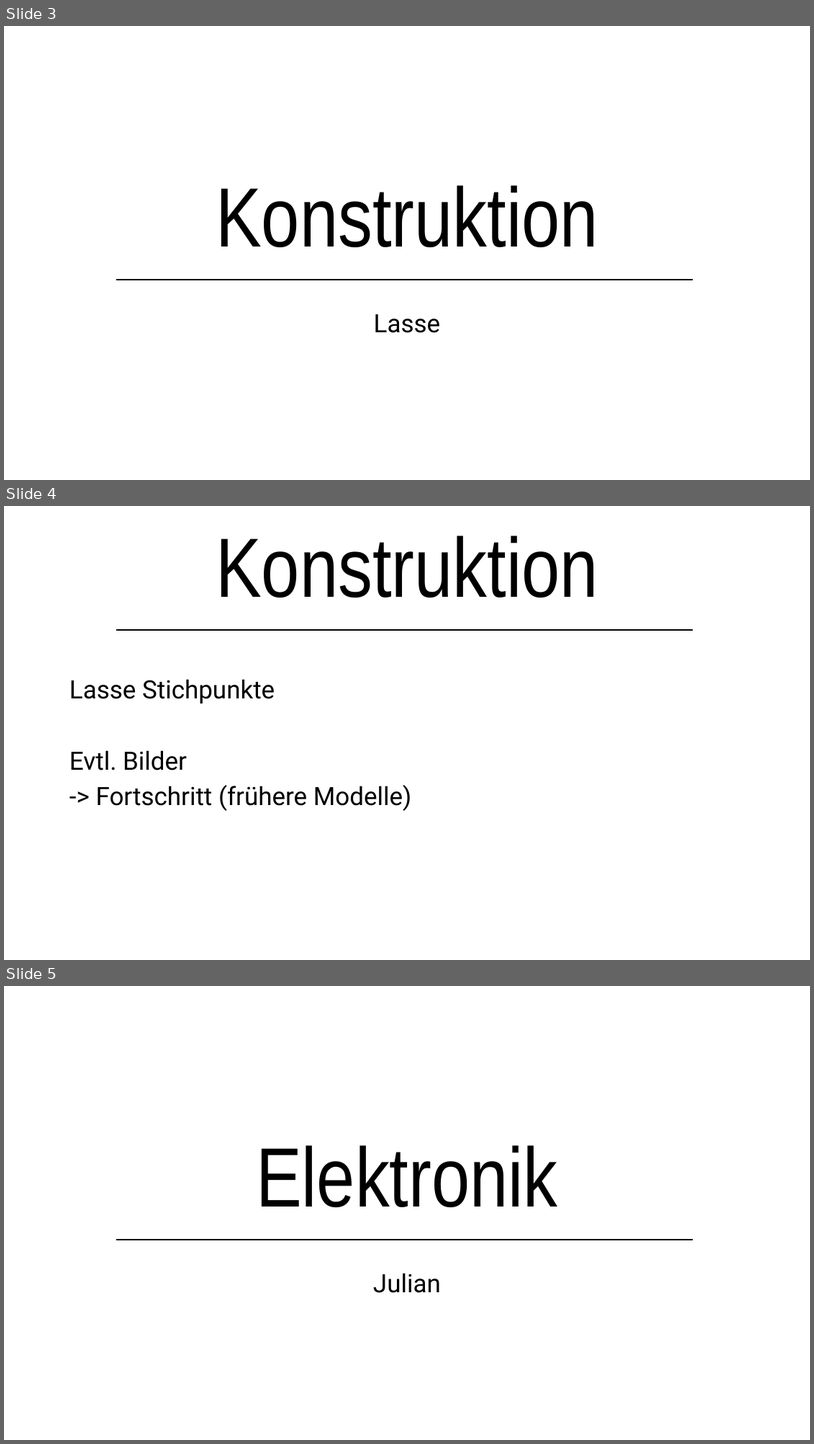
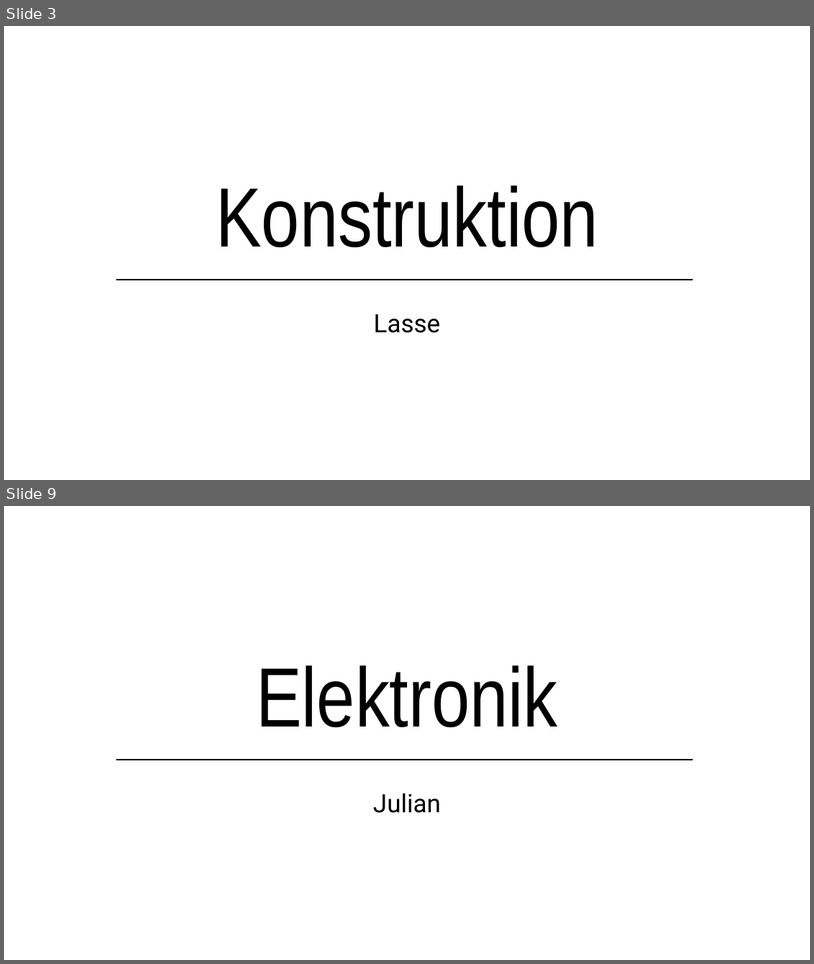
Before and after one commit to lsswchmnn/tank, a slide deck: Präsentation/Kettenfahrzeug.pptx. Shown one above the other, each under a label of ours: slides 3, 4 and 5 before the commit, slides 3 and 9 after it; the slides between them are not shown. The pictures are 814x1444 and 814x964 pixels, drawn with LibreOffice and Linux fonts; fonts in the diff are those of the drawing. Boxes give left, top, right and bottom in pixels: in the first picture for what was removed or moved away, otherwise in the second. Text is boxed around its words. In the diff, an @@ line names an element or a change of style, - is before the commit and + after.

```diff
--- a/Präsentation/Kettenfahrzeug.pptx
+++ b/Präsentation/Kettenfahrzeug.pptx
@@ slide 4 removed at bbox=[4, 506, 810, 960], background #FFFFFF @@
@@ title removed at bbox=[216, 536, 599, 597] @@
-Konstruktion
@@ line removed from (116, 630) to (693, 630) @@
@@ subtitle removed at bbox=[70, 679, 412, 811] @@
-Lasse Stichpunkte
-Evtl. Bilder
--> Fortschritt (frühere Modelle)
@@ what was slide 5 is now slide 9 @@
```
Also in this commit, not shown: 3 slides changed, 5 slides added, 2 other files.
